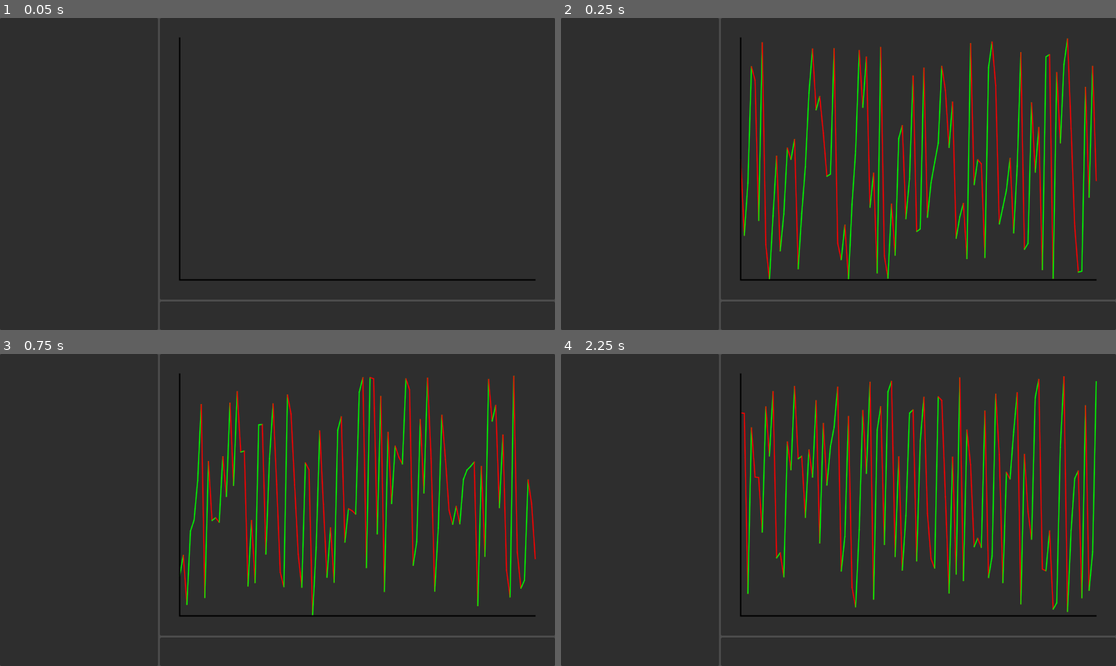
Above: before the commit, frames 1-4 (two rows, left to right).
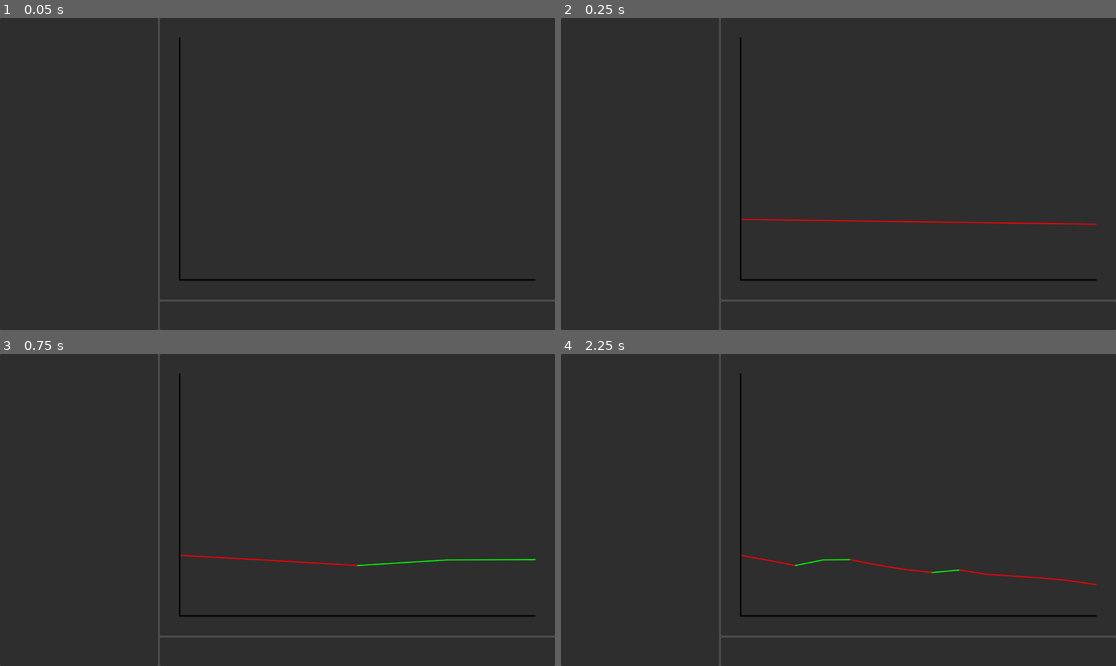
Above: after the commit, the same moments.

Repository: ayylol/viceroy-maxing
Game: Godot game, scene res://scenes/bimgus_scene.tscn
Two runs of this game, one before a commit and one after it. Both use one fixed random seed, a clock stepped at 60 frames per second and the inputs below. The project has no main scene, so this scene is started directly.
Inputs (mouse positions are in pixels of both pictures, inside the frame that each line leads up to):
- Up to frame 1 (0.05 s): no input
- Up to frame 2 (0.25 s): no input
- Up to frame 3 (0.75 s): move the mouse to (399, 494) at 0.52 s; hold D (move_right) from 0.53 s (still down)
- Up to frame 4 (2.25 s): tap Space (jump) at 0.77, 1.52 s; move the mouse to (727, 525) at 1.27 s; release D (move_right) at 1.28 s; hold S (move_down) 1.28-2.03 s; move the mouse to (894, 441) at 2.02 s; hold D (move_right) from 2.03 s (still down)

Frame 1 is identical in both runs. In frame 2, 7.8% of the frame differs, in the area x 32-97%, y 6-84%; in frame 3, 7.4%; in frame 4, 8.7%, in the area x 32-97%, y 7-83%.

Commit message:
Added the stock market

Diff:
--- a/scenes/bimgus_scene.tscn
+++ b/scenes/bimgus_scene.tscn
@@ -42,7 +42,7 @@
 size_flags_stretch_ratio = 0.1
 
 [node name="Timer" type="Timer" parent="StockMarketViewer"]
-wait_time = 0.109
+wait_time = 0.172
 autostart = true
 
 [connection signal="timeout" from="StockMarketViewer/Timer" to="StockMarketViewer/HBoxContainer/VBoxContainer/Graph" method="_on_timer_timeout"]
--- a/scenes/graph.gd
+++ b/scenes/graph.gd
@@ -3,14 +3,14 @@
 var margin
 var margin_min
 var margin_max
-var graph = []
+var graph = [5]
 var graph_max = 20.0
 
 func _draw():
 	margin = max(size.x * 0.05, size.y*0.05)
 	margin_min = Vector2(margin, margin)
 	margin_max = size-margin_min
-	if not graph.is_empty():
+	if graph.size() > 1:
 		draw_graph()
 	draw_graph_bounds()
 
@@ -39,7 +39,11 @@
 	draw_line(Vector2(margin_min.x, margin_max.y), margin_max, Color.BLACK, 1.5, true)
 
 func _on_timer_timeout():
-	graph.clear()
-	for i in range(100):
-		graph.append(randf()*graph_max)
+	var jitter=randf()-0.5
+	var chance_of_event = randf()
+	if chance_of_event > 0.9:
+		jitter+=randf()*2
+	elif chance_of_event < 0.1:
+		jitter-=randf()*2
+	graph.append(clamp(graph.back()+jitter,0,graph_max))
 	queue_redraw()
